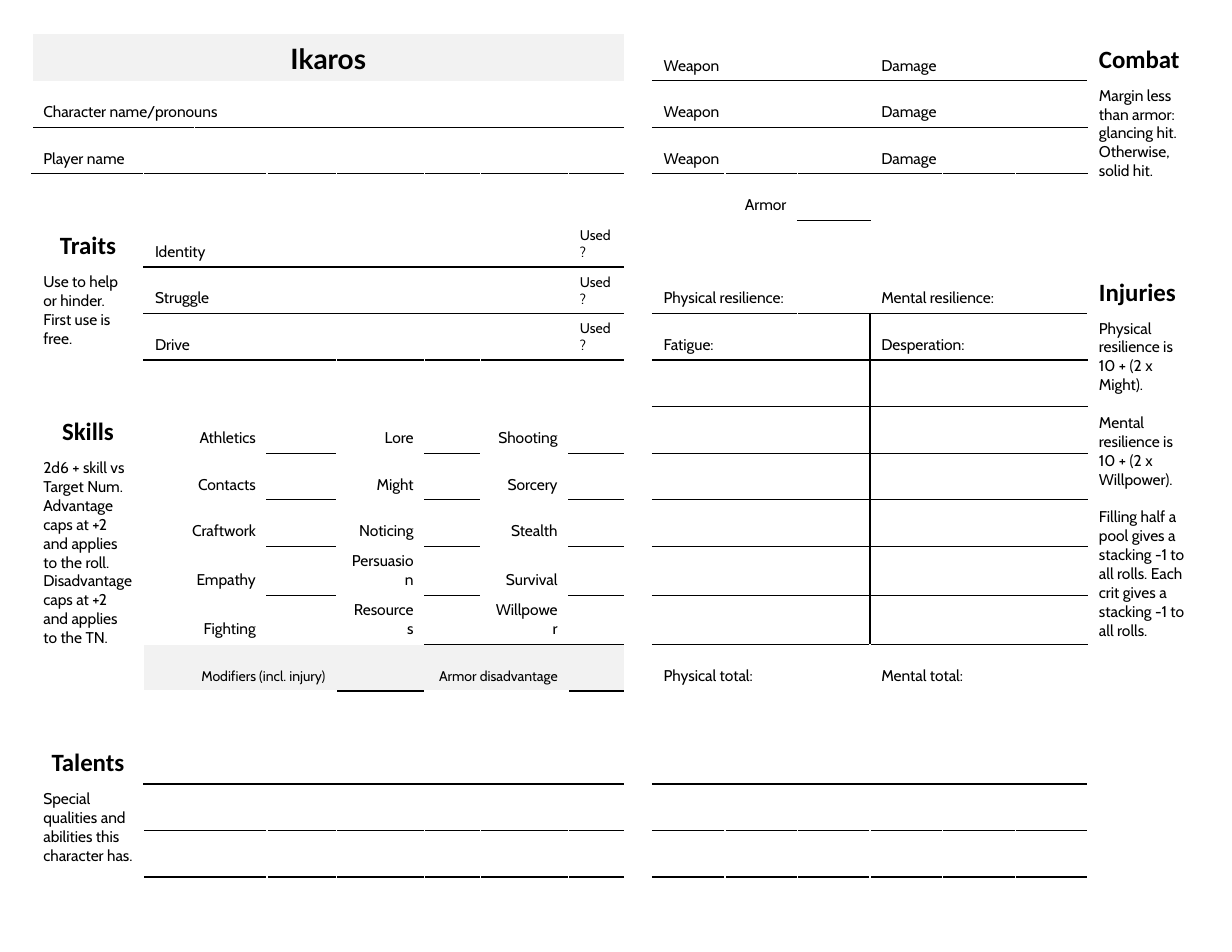
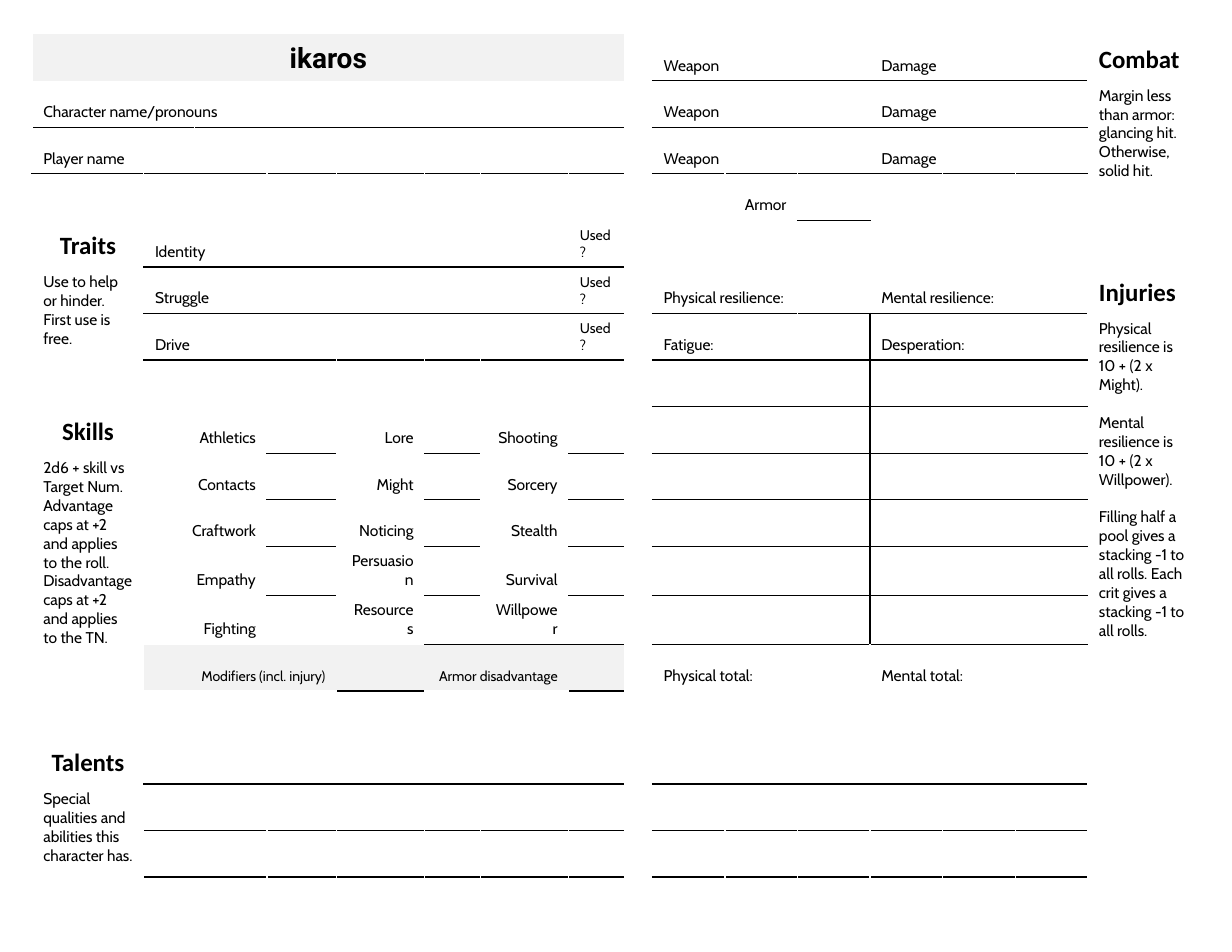
Before and after one commit to jewelpit/Ikaros, a slide deck: slide 1 of Ikaros CS.pptx. Drawn at 1232x952 pixels with LibreOffice and Linux fonts; fonts in the diff are those of the drawing. Boxes give left, top, right and bottom in pixels: in the first picture for what was removed or moved away, otherwise in the second. Text is boxed around its words. In the diff, an @@ line names an element or a change of style, - is before the commit and + after.

Commit message:
Updated title font of character sheet.

```diff
--- a/Ikaros CS.pptx
+++ b/Ikaros CS.pptx
@@ table at bbox=[32, 32, 1201, 888] @@
-row 1, column 1: Ikaros
+row 1, column 1: ikaros
```
